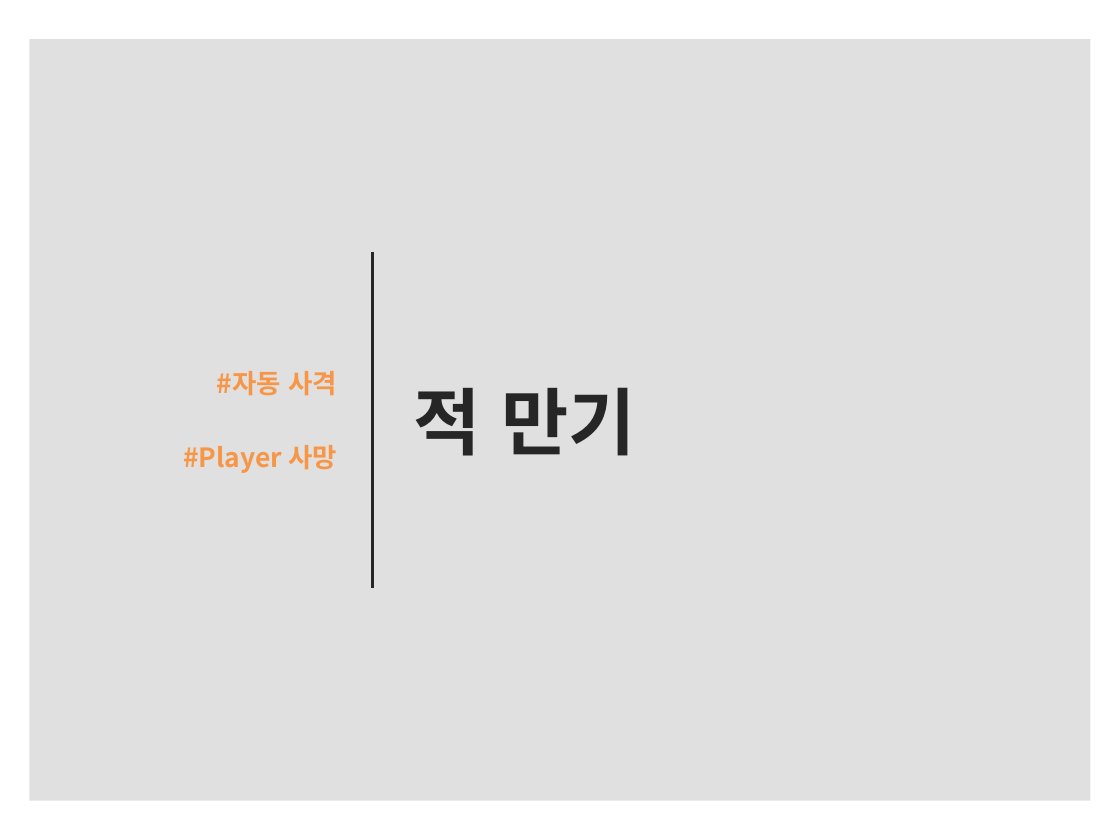
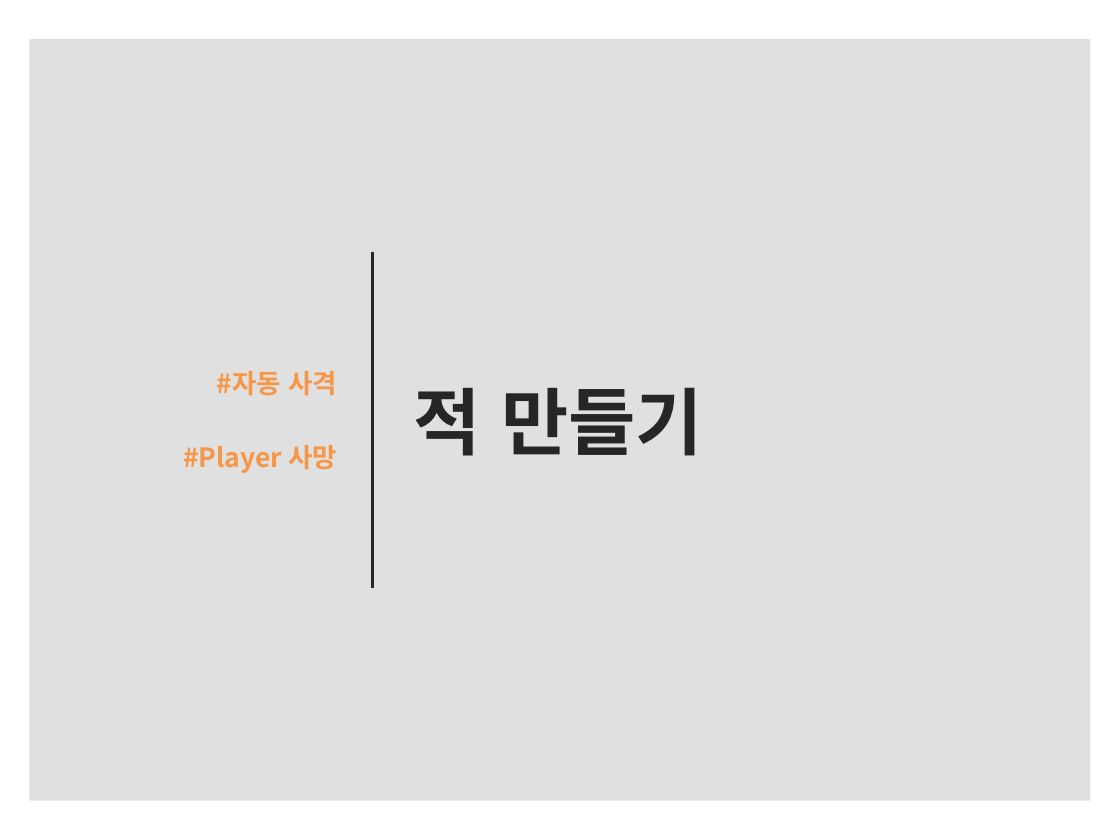
Before and after one commit to IamGroooooot/cien-unity-2019, a slide deck: slide 29 of 2주차.pptx (slide 24 before the commit). Drawn at 1120x840 pixels with LibreOffice and Linux fonts; fonts in the diff are those of the drawing. Boxes give left, top, right and bottom in pixels: in the first picture for what was removed or moved away, otherwise in the second. Text is boxed around its words. In the diff, an @@ line names an element or a change of style, - is before the commit and + after.

```diff
--- a/2주차.pptx
+++ b/2주차.pptx
@@ title at <box>414,387,703,456</box>: text changed @@
-적 만기
+적 만들기
```
Also in this commit, not shown: 8 other slides changed, 5 slides added.
